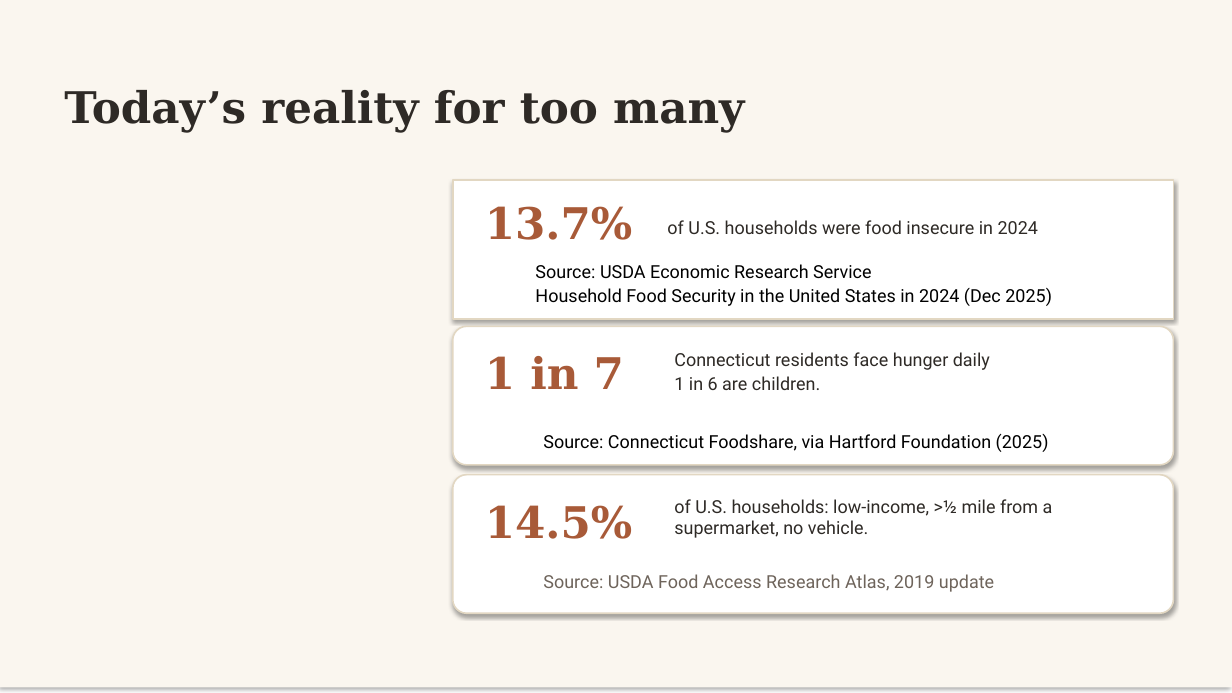
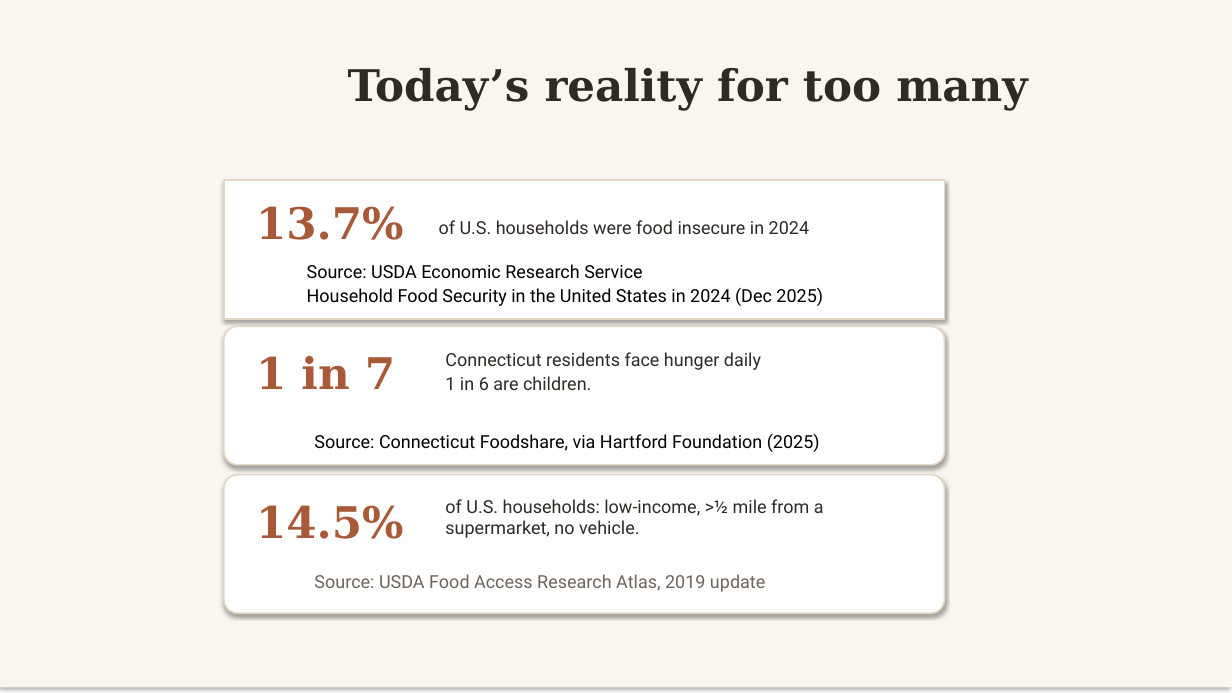
Before and after one commit to avantmehta/RAD, a slide deck: slide 3 of Modfied BurnsideAILabs_FoodAccess_Presentation.pptx. Drawn at 1232x693 pixels with LibreOffice and Linux fonts; fonts in the diff are those of the drawing. Boxes give left, top, right and bottom in pixels: in the first picture for what was removed or moved away, otherwise in the second. Text is boxed around its words. In the diff, an @@ line names an element or a change of style, - is before the commit and + after.

```diff
--- a/Modfied BurnsideAILabs_FoodAccess_Presentation.pptx
+++ b/Modfied BurnsideAILabs_FoodAccess_Presentation.pptx
@@ text "Today’s reality for too many": place and size @@
-text "Today’s reality for too many" at (64,90,744,133)
+text "Today’s reality for too many" at (348,68,1027,110)
@@ 9 texts, 3 rounded rectangles: place and size @@
-9 texts, 3 rounded rectangles at (453,180,1174,614)
+9 texts, 3 rounded rectangles at (224,180,945,614)
```
Also in this commit, not shown: 2 other slides changed, 1 slide removed, 1 other file.
